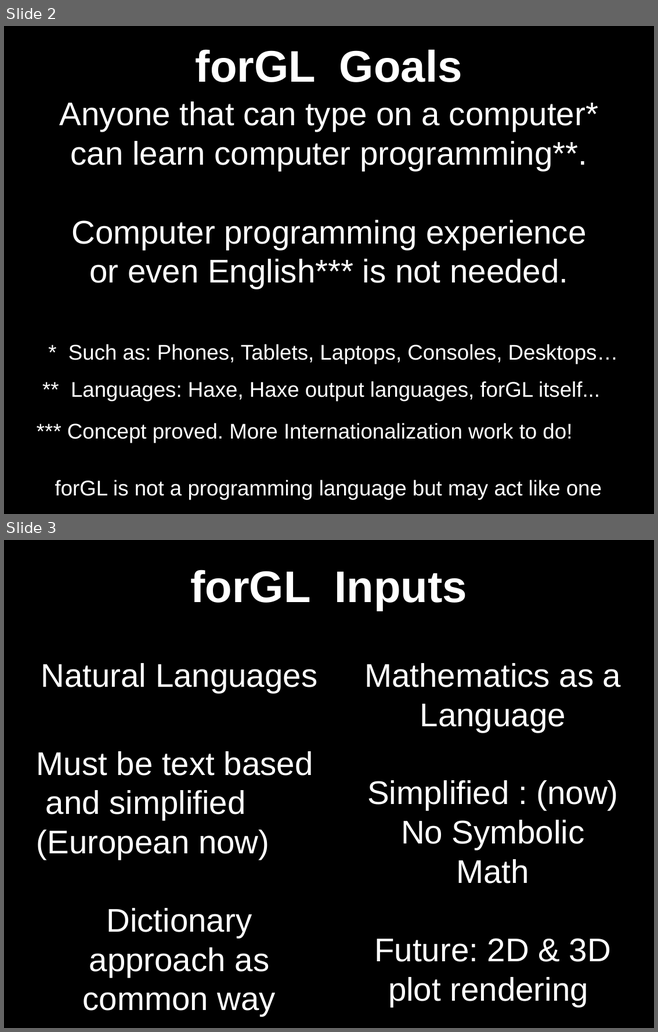
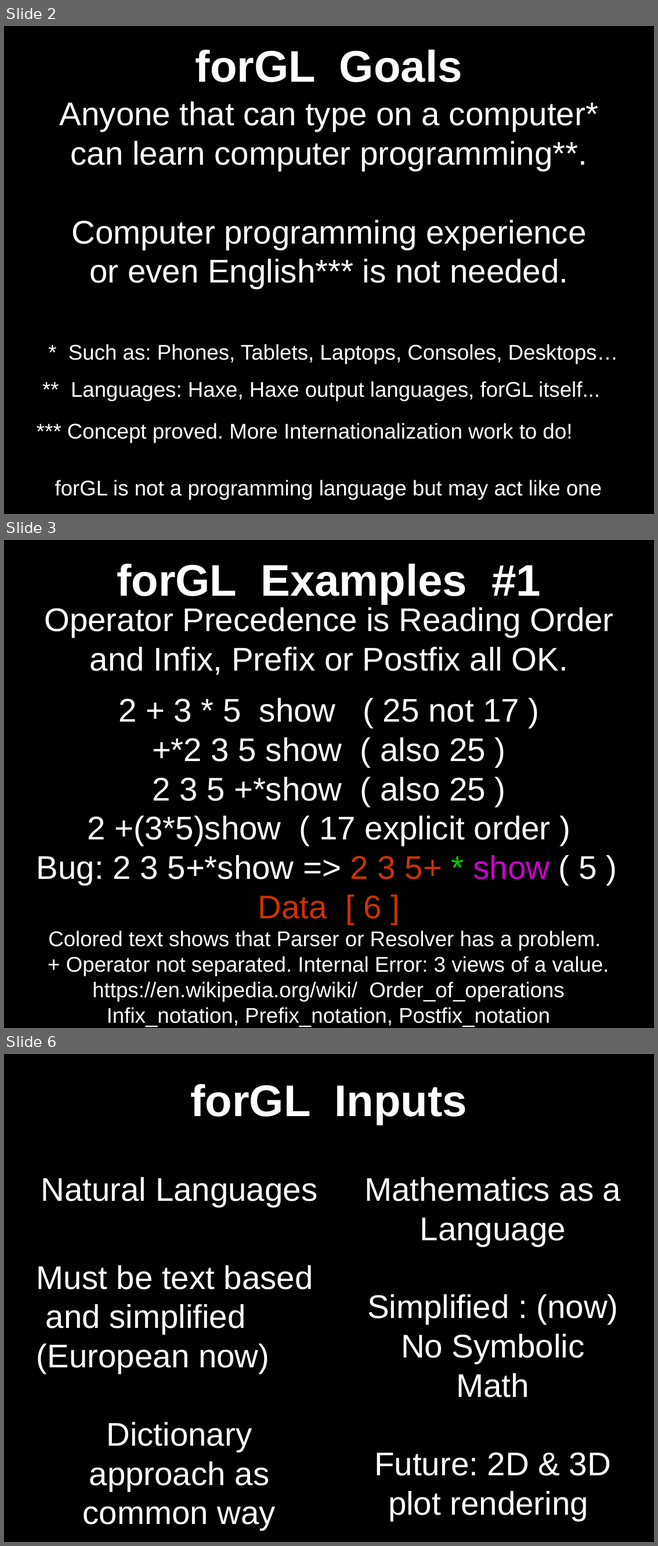
Before and after one commit to RMax2015/forGL, a slide deck: Docs/Presentations/src/forGL_at_Haxe_US_2019.odp. Shown one above the other, each under a label of ours: slides 2 and 3 before the commit, slides 2, 3 and 6 after it; the slides between them are not shown. The pictures are 658x1032 and 658x1546 pixels, drawn with LibreOffice and Linux fonts; fonts in the diff are those of the drawing. Boxes give left, top, right and bottom in pixels: in the first picture for what was removed or moved away, otherwise in the second. Text is boxed around its words. In the diff, an @@ line names an element or a change of style, - is before the commit and + after.

```diff
--- a/Docs/Presentations/src/forGL_at_Haxe_US_2019.odp
+++ b/Docs/Presentations/src/forGL_at_Haxe_US_2019.odp
@@ slide 3 added at (4, 540, 654, 1028), background #000000 @@
@@ title added at (117, 563, 540, 604), 54 pt, text #FFFFFF, bold @@
+forGL Examples #1
@@ subtitle added at (36, 607, 613, 1027), 26 pt, text #FFFFFF @@
+Operator Precedence is Reading Order and Infix, Prefix or Postfix all OK.
+2 + 3 * 5 show ( 25 not 17 )
++*2 3 5 show ( also 25 )
+2 3 5 +*show ( also 25 )
+2 +(3*5)show ( 17 explicit order )
+Bug: 2 3 5+*show => 2 3 5+ * show ( 5 )
+Data [ 6 ]
+Colored text shows that Parser or Resolver has a problem.
++ Operator not separated. Internal Error: 3 views of a value.
+https://en.wikipedia.org/wiki/ Order_of_operations
+Infix_notation, Prefix_notation, Postfix_notation
@@ what was slide 3 is now slide 6 @@
```
Also in this commit, not shown: 8 slides changed, 5 other slides added.
